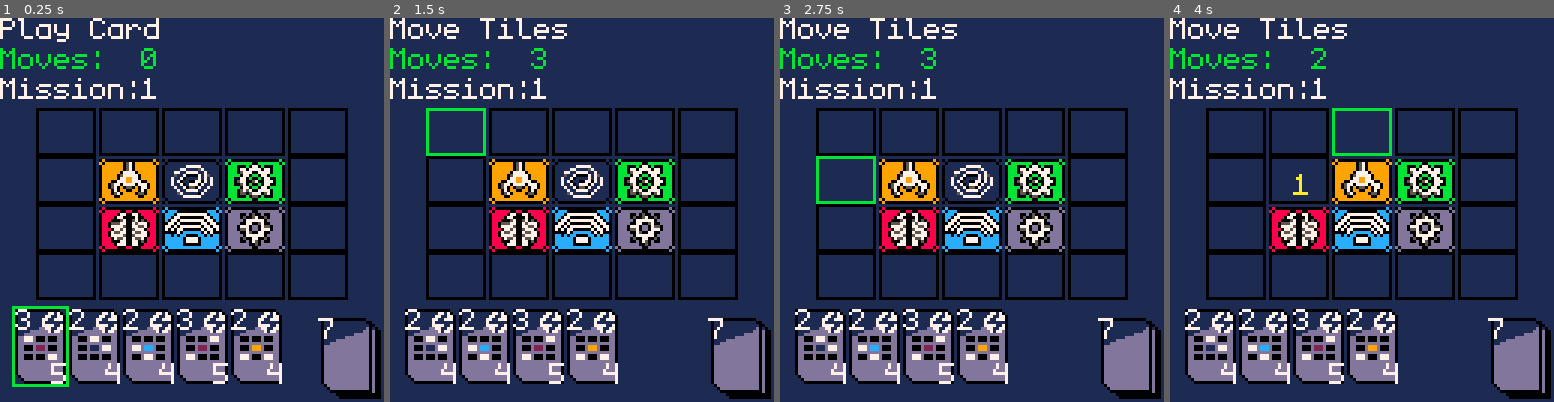
Above: before the commit, frames 1-4 (left to right).
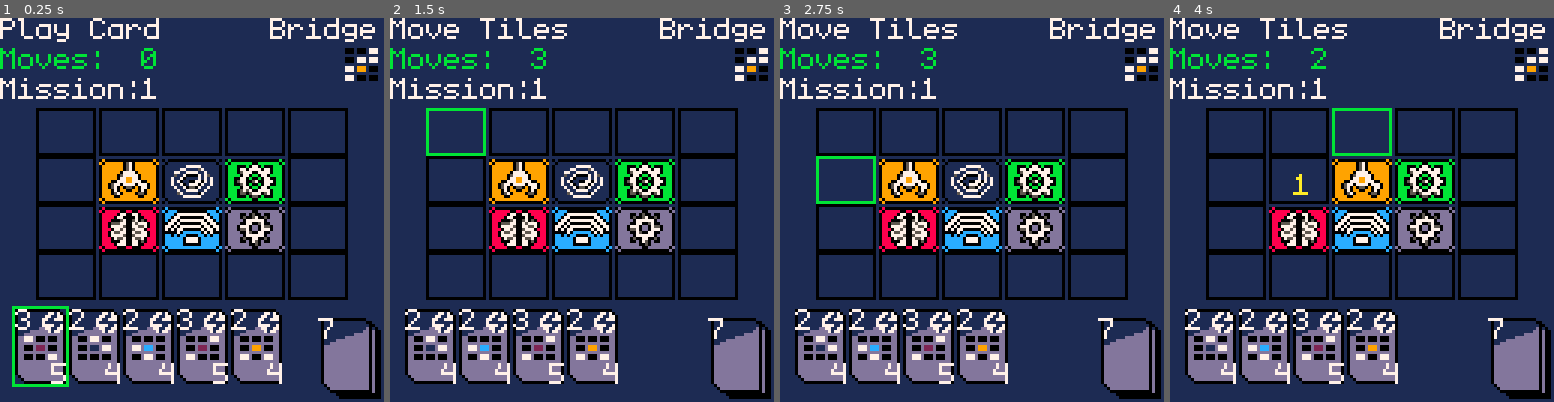
Above: after the commit, the same moments.

Repository: AkuraEx/Pico_Rove
Game: PICO-8 cartridge pico_rove.p8
Same seed, same stepped clock (60 frames per second), same inputs: the game is played once before the commit and once after it.
Inputs:
- Up to frame 1 (0.25 s): no input
- Up to frame 2 (1.5 s): tap X (X key) at 1.07 s
- Up to frame 3 (2.75 s): hold Left 1.97-2.37 s; tap X (X key) at 2.07, 2.4, 2.73 s; hold Down from 2.42 s (still down)
- Up to frame 4 (4 s): release Down at 2.82 s; hold Right 2.87-3.53 s; tap X (X key) at 3.07, 3.4, 3.73 s; hold Up from 3.58 s (still down)

The runs differ from the first frame. In frame 1, 1.0% of the frame differs, in the area x 70-99%, y 0-17%; in frame 2, 1.0%; in frame 3, 1.0%; in frame 4, 1.0%.

Commit message:
Started on Mission Cards, movement display is jacked up if you go over another card replaces it with crumb but saving before I start that

Diff:
--- a/card.lua
+++ b/card.lua
@@ -7,6 +7,8 @@
     spr_y = 3.2,
     value = 0,
     matchValue = 0,
+    cardType = "",
+    cardTitle = "",
     modules = {
         {0, 0, 0},
         {0, 2, 0},
@@ -34,3 +36,40 @@
         print(self.matchValue, start + 12, self.y + 18, WHITE)
     end
 }
+
+-- Mission Card Class - Display only, shows current goal
+missioncard={
+    x = 90,  -- Moved to right side (was 5)
+    y = 0,   -- Keep at top
+    spr = 0,
+    cardType = "mission",
+    missionName = "",
+    modules = {
+        {0, 0, 0},
+        {0, 0, 0},
+        {0, 0, 0},
+        {0, 0, 0}
+    },
+
+    new=function(self,tbl)
+        tbl = tbl or {}
+        setmetatable(tbl, {
+            __index = self
+        })
+        return tbl
+    end,
+
+    draw = function(self)
+        -- Draw mission name
+        print(self.missionName, self.x, self.y, WHITE)
+
+        -- Draw 3x4 pattern - moved right 3 pixels and down 2 pixels
+        for i = 0, 3 do  -- 4 rows
+            for j = 0, 2 do  -- 3 columns
+                rect(self.x + 25 + (4 * j), self.y + 10 + (3 * i),
+                     self.x + 25 + (4 * j) + 2, self.y + 11 + (3 * i),
+                     self.modules[i + 1][j + 1])
+            end
+        end
+    end
+}
--- a/deck.lua
+++ b/deck.lua
@@ -49,6 +49,7 @@
         add(self.cards, card:new({
         value = 3,
         matchValue = 5,
+        cardType = "movement",
         modules = {
             {0, 0, FILLED},
             {0, STAR, 0},
@@ -60,6 +61,7 @@
         add(self.cards, card:new({
         value = 2,
         matchValue = 4,
+        cardType = "movement",
         modules = {
             {0, FILLED, FILLED},
             {0, GEAR, 0},
@@ -71,6 +73,7 @@
         add(self.cards, card:new({
         value = 3,
         matchValue = 5,
+        cardType = "movement",
         modules = {
             {0, 0, 0},
             {FILLED, BRAIN, FILLED},
@@ -82,6 +85,7 @@
         add(self.cards, card:new({
         value = 1,
         matchValue = 3,
+        cardType = "movement",
         modules = {
             {0, 0, 0},
             {FILLED, COIL, 0},
@@ -93,6 +97,7 @@
         add(self.cards, card:new({
         value = 2,
         matchValue = 4,
+        cardType = "movement",
         modules = {
             {0, 0, 0},
             {FILLED, SIGNAL, 0},
@@ -104,6 +109,7 @@
         add(self.cards, card:new({
         value = 2,
         matchValue = 4,
+        cardType = "movement",
         modules = {
             {0, FILLED, 0},
             {0, COIL, FILLED},
@@ -114,6 +120,7 @@
         add(self.cards, card:new({
         value = 2,
         matchValue = 4,
+        cardType = "movement",
         modules = {
             {FILLED, 0, FILLED},
             {0, CRANE, 0},
@@ -125,6 +132,7 @@
         add(self.cards, card:new({
         value = 1,
         matchValue = 3,
+        cardType = "movement",
         modules = {
             {0, 0, FILLED},
             {0, COIL, FILLED},
@@ -136,6 +144,7 @@
         add(self.cards, card:new({
         value = 3,
         matchValue = 5,
+        cardType = "movement",
         modules = {
             {0, FILLED, 0},
             {0, BRAIN, 0},
@@ -147,6 +156,7 @@
         add(self.cards, card:new({
         value = 2,
         matchValue = 4,
+        cardType = "movement",
         modules = {
             {0, 0, 0},
             {0, CRANE, 0},
@@ -158,6 +168,7 @@
         add(self.cards, card:new({
         value = 2,
         matchValue = 4,
+        cardType = "movement",
         modules = {
             {0, 0, 0},
             {0, GEAR, 0},
@@ -169,11 +180,44 @@
         add(self.cards, card:new({
         value = 3,
         matchValue = 5,
+        cardType = "movement",
         modules = {
             {FILLED, 0, 0},
             {0, STAR, 0},
             {0, 0, FILLED}
         }
         }))
+    end,
+
+    -- Initialize Mission Cards
+    init_missions = function(self)
+        -- Reset for mission cards
+        self.cards = {}
+        self.cardAmount = 0
+
+        -- Bridge Mission
+        add(self.cards, missioncard:new({
+            missionName = "bRIDGE",
+            modules = {
+                {0, 0, FILLED},
+                {0, FILLED, FILLED},
+                {FILLED, CRANE, 0},
+                {FILLED, 0, 0}
+            }
+        }))
+
+        -- Jump Mission
+        add(self.cards, missioncard:new({
+            missionName = "jUMP",
+            modules = {
+                {FILLED, COIL, FILLED},
+                {0, FILLED, 0},
+                {0, FILLED, 0},
+                {0, FILLED, 0}
+            }
+        }))
+
+        -- Set correct card count
+        self.cardAmount = #self.cards
     end
 }
--- a/helper.lua
+++ b/helper.lua
@@ -14,6 +14,10 @@
 move = 0
 info = "pLAY cARD"
 
+-- Mission system variables
+mission_deck = nil
+current_mission = nil
+
 function init_actors()
   deck = deck:new()
   deck:init()
@@ -38,6 +42,12 @@
     end
   end
 
+  -- Mission deck initialization
+  mission_deck = deck:new()
+  mission_deck:init_missions()
+  mission_deck:shuffle()
+  current_mission = mission_deck:pop()
+
 end
 
 function update_game()
@@ -67,6 +77,12 @@
 
     deck:draw()
     board:draw()
+
+    -- Draw current mission
+    if current_mission then
+        current_mission:draw()
+    end
+
     high_light()
 end
 
@@ -165,3 +181,63 @@
   -- No pattern matches found
   return false
 end
+
+-- Check if current mission is completed
+-- Mission logic: 6 filled positions + 1 specific module in the 3x4 pattern
+function check_mission_complete()
+  local mission_modules = current_mission.modules
+
+  -- Count filled positions and check for required specific module
+  local filled_count = 0
+  local required_module_found = false
+  local required_module = nil
+
+  -- First pass: identify the required specific module (non-EMPTY, non-FILLED)
+  for i = 1, 4 do
+    for j = 1, 3 do
+      if mission_modules[i][j] ~= EMPTY and mission_modules[i][j] ~= FILLED then
+        required_module = mission_modules[i][j]
+        break
+      end
+    end
+    if required_module then break end
+  end
+
+  -- Second pass: check if pattern exists anywhere on board
+  for start_row = 1, 1 do  -- 4x5 board can fit 3x4 pattern starting at row 1 only
+    for start_col = 1, 3 do  -- Can start at columns 1, 2, or 3
+      filled_count = 0
+      required_module_found = false
+
+      -- Check each position in the 3x4 pattern
+      for pattern_row = 1, 4 do
+        for pattern_col = 1, 3 do
+          local board_row = start_row + pattern_row - 1
+          local board_col = start_col + pattern_col - 1
+          local mission_value = mission_modules[pattern_row][pattern_col]
+          local board_value = board.boardState[board_row][board_col].type
+
+          if mission_value == FILLED then
+            -- Count filled positions
+            if board_value ~= EMPTY then
+              filled_count += 1
+            end
+          elseif mission_value ~= EMPTY then
+            -- Check for specific required module
+            if board_value == mission_value then
+              required_module_found = true
+              filled_count += 1
+            end
+          end
+        end
+      end
+
+      -- Check if this position satisfies mission requirements
+      if filled_count >= 6 and (required_module == nil or required_module_found) then
+        return true
+      end
+    end
+  end
+
+  return false
+end
